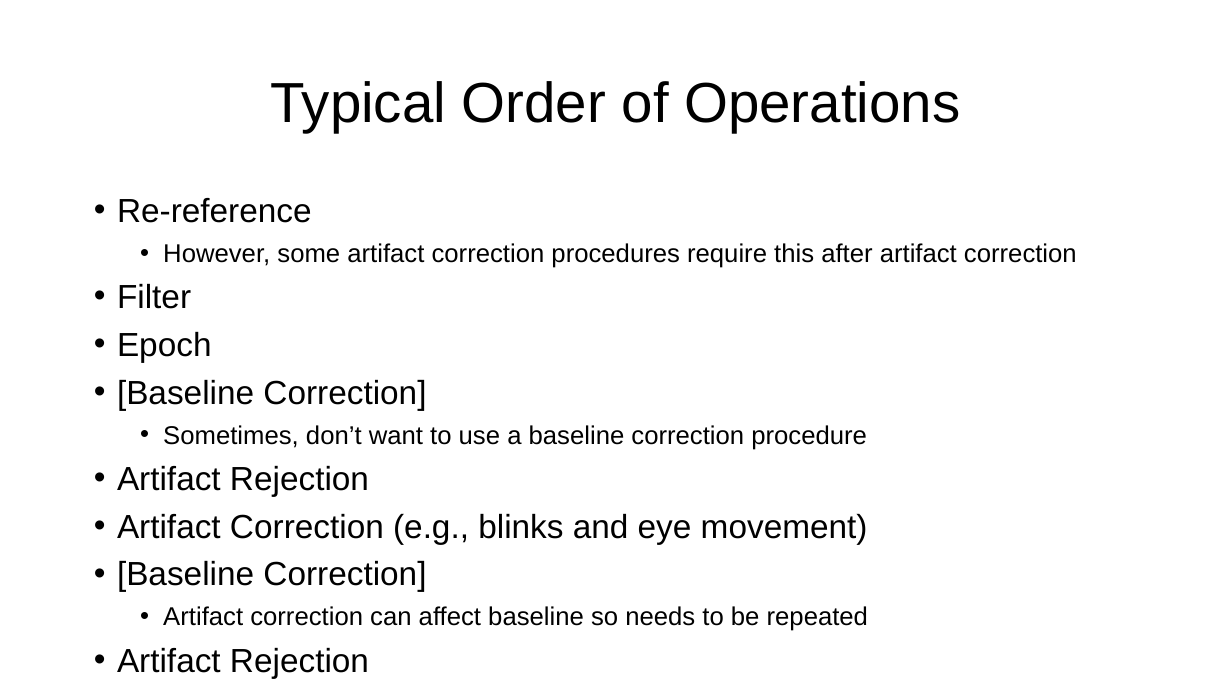
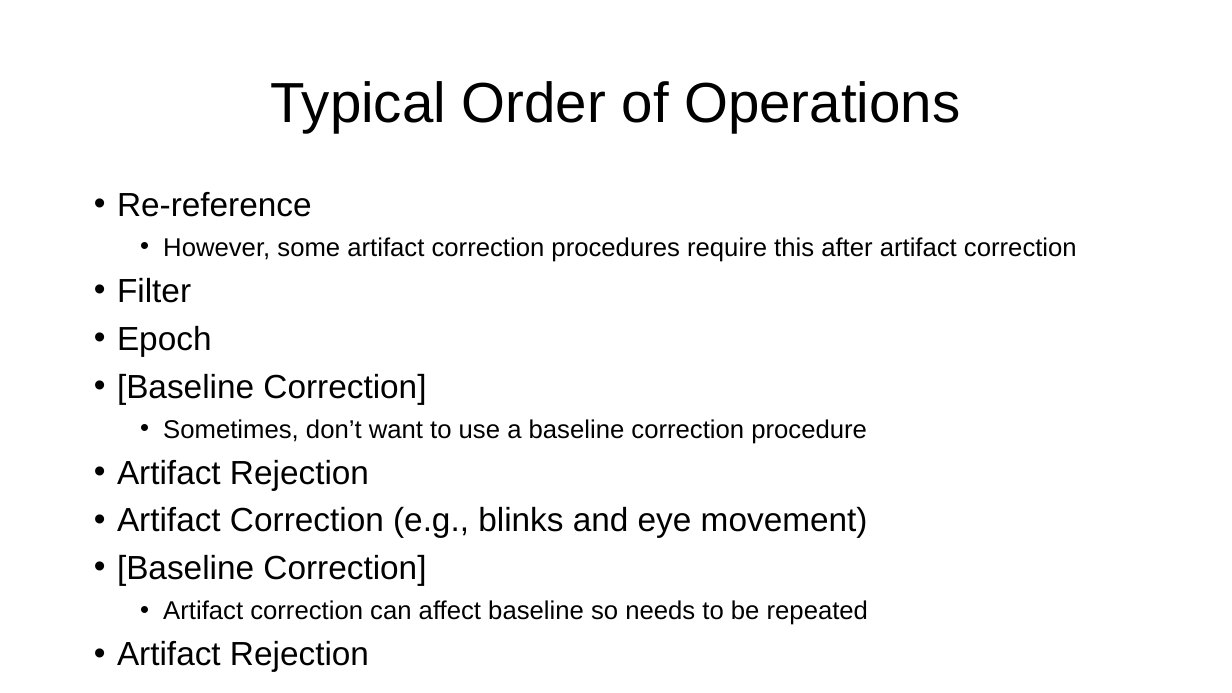
Before and after one commit to ssheldo/EEG_process_talk, a slide deck: slide 8 of EEG_Processing_Presentation.pptx (slide 7 before the commit). Drawn at 1232x693 pixels with LibreOffice and Linux fonts; fonts in the diff are those of the drawing. Boxes give left, top, right and bottom in pixels: in the first picture for what was removed or moved away, otherwise in the second. Text is boxed around its words. In the diff, an @@ line names an element or a change of style, - is before the commit and + after.

```diff
--- a/EEG_Processing_Presentation.pptx
+++ b/EEG_Processing_Presentation.pptx
@@ text "Re-reference": place and size @@
-text "Re-reference" at bbox=[117, 198, 1077, 678]
+text "Re-reference" at bbox=[117, 192, 1077, 672]
```
Also in this commit, not shown: 3 other slides changed, 21 slides added, 1 slide removed, 4 other files.
